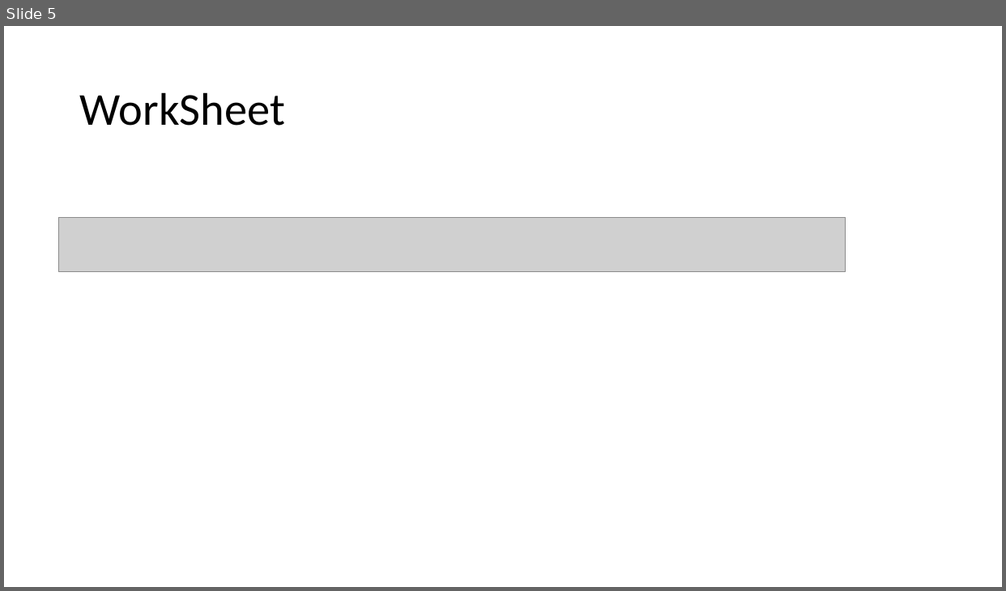
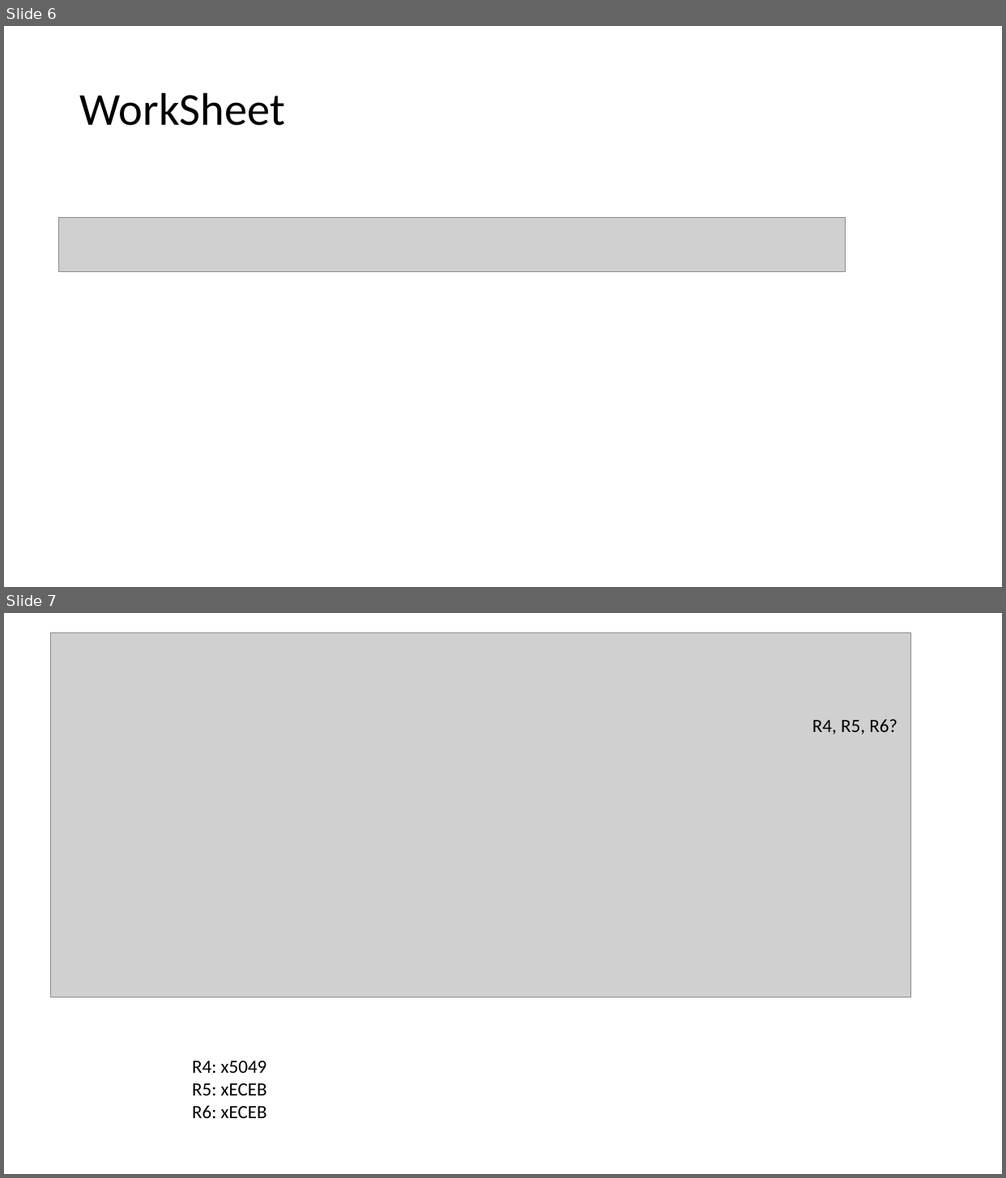
Before and after one commit to IouJenLiu/ece220_lab, a slide deck: lab2b.pptx. Shown one above the other, each under a label of ours: slide 5 before the commit, slides 6 and 7 after it. The pictures are 1006x591 and 1006x1178 pixels, drawn with LibreOffice and Linux fonts; fonts in the diff are those of the drawing; grey boxes stand for pictures. Boxes give left, top, right and bottom in pixels: in the first picture for what was removed or moved away, otherwise in the second. Text is boxed around its words. In the diff, an @@ line names an element or a change of style, - is before the commit and + after.

```diff
--- a/lab2b.pptx
+++ b/lab2b.pptx
@@ slide 7 added at (4, 613, 1002, 1174), background #FFFFFF @@
@@ picture added at (50, 633, 911, 998) @@
@@ text added at (812, 719, 897, 735), 18 pt, text #000000 @@
+R4, R5, R6?
@@ text added at (192, 1061, 267, 1118), 18 pt, text #000000 @@
+R4: x5049
+R5: xECEB
+R6: xECEB
@@ what was slide 5 is now slide 6 @@
```
Also in this commit, not shown: 2 slides changed, 1 other slide added, 1 slide removed, 5 other files.
